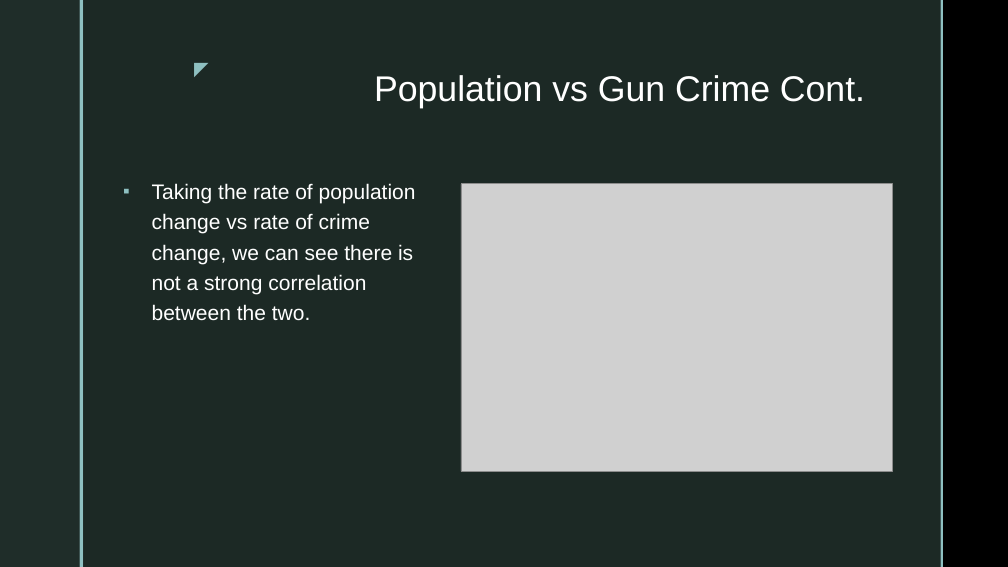
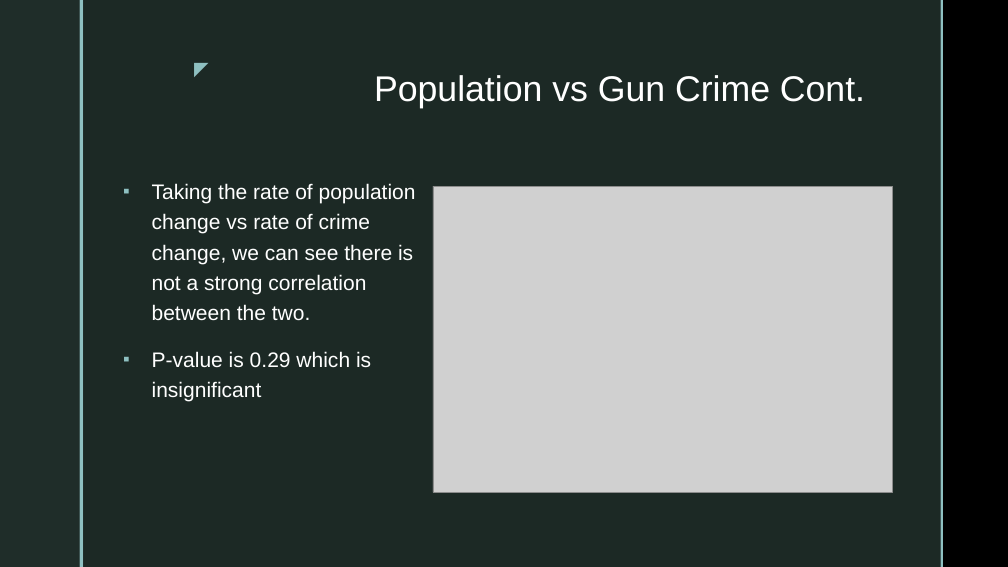
Before and after one commit to Vallito/Project_1, a slide deck: slide 11 of Affects of Gun Laws on Gun Crime.pptm (slide 12 before the commit). Drawn at 1008x567 pixels with LibreOffice and Linux fonts; fonts in the diff are those of the drawing; grey boxes stand for pictures; background and template pictures are left out. Boxes give left, top, right and bottom in pixels: in the first picture for what was removed or moved away, otherwise in the second. Text is boxed around its words. In the diff, an @@ line names an element or a change of style, - is before the commit and + after.

```diff
--- a/Affects of Gun Laws on Gun Crime.pptm
+++ b/Affects of Gun Laws on Gun Crime.pptm
@@ picture: place and size @@
-picture at [461, 184, 893, 471]
+picture at [433, 186, 893, 492]
@@ text at [152, 351, 371, 402]: paragraph added @@
+▪ P-value is 0.29 which is insignificant
```
Also in this commit, not shown: 3 other slides changed, 6 slides added, 2 slides removed.
